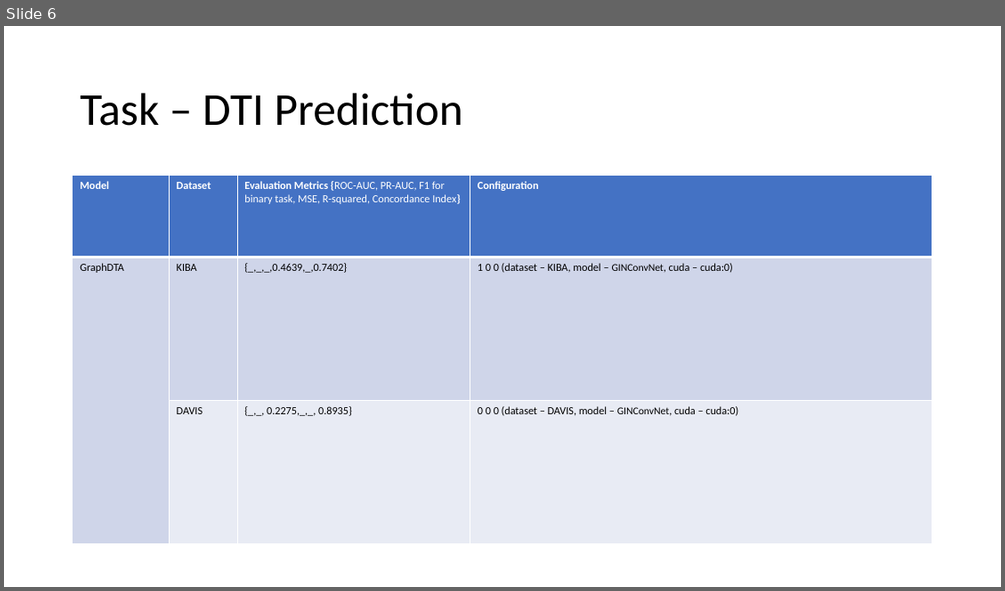
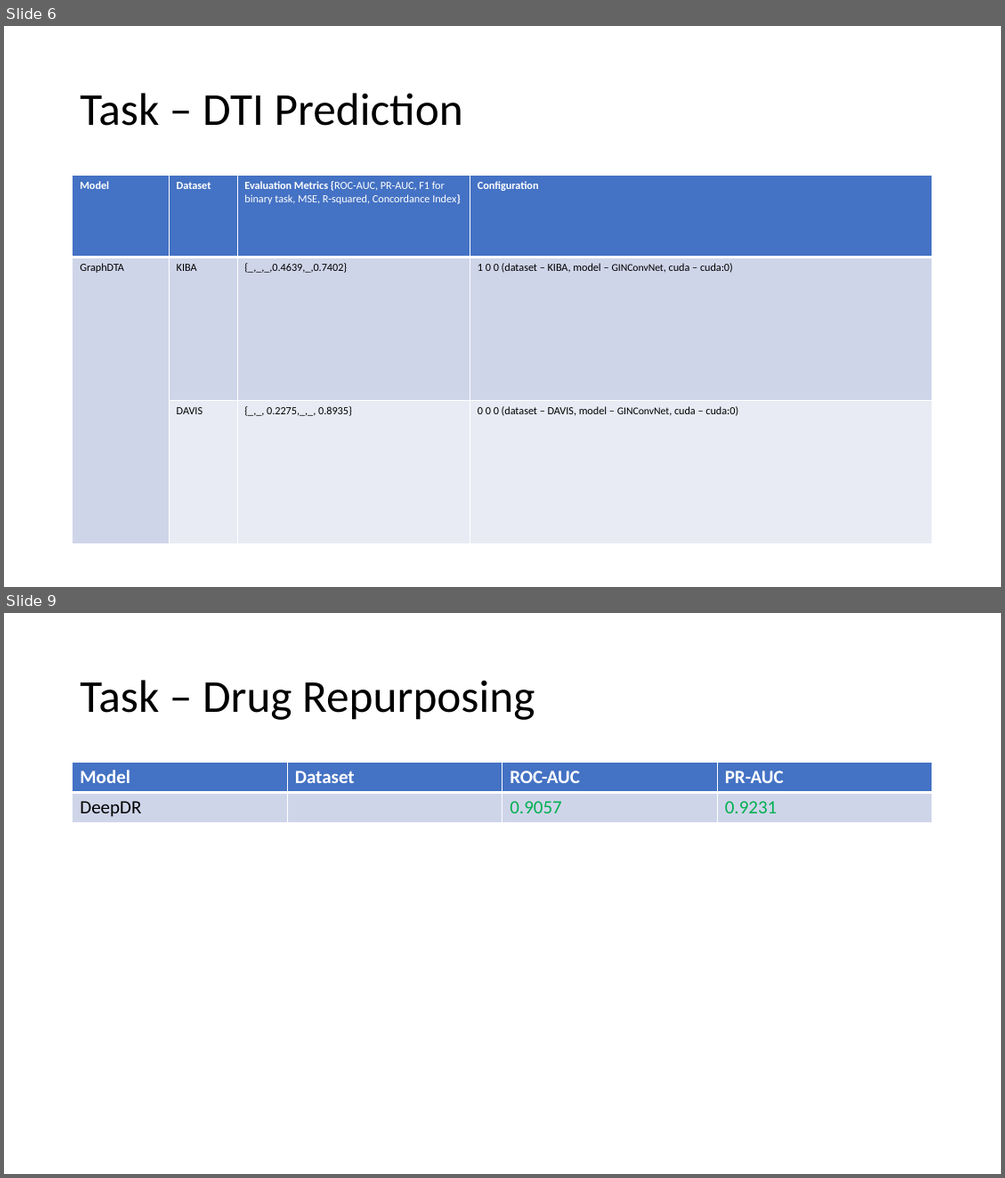
Before and after one commit to debnathk/articles, a slide deck: articles.pptx. Shown one above the other, each under a label of ours: slide 6 before the commit, slides 6 and 9 after it; the slides between them are not shown. The pictures are 1005x591 and 1005x1178 pixels, drawn with LibreOffice and Linux fonts; fonts in the diff are those of the drawing. Boxes give left, top, right and bottom in pixels: in the first picture for what was removed or moved away, otherwise in the second. Text is boxed around its words. In the diff, an @@ line names an element or a change of style, - is before the commit and + after.

```diff
--- a/articles.pptx
+++ b/articles.pptx
@@ slide 9 added at box(4, 613, 1001, 1174), background #FFFFFF @@
@@ title added at box(80, 680, 534, 720), 44 pt, text #000000 @@
+Task – Drug Repurposing
@@ table added at box(73, 763, 934, 823), 2 rows, 4 columns @@
+Model | Dataset | ROC-AUC | PR-AUC
+DeepDR |  | 0.9057 | 0.9231
```
Also in this commit, not shown: 1 slide changed, 1 other slide added, 5 other files.
